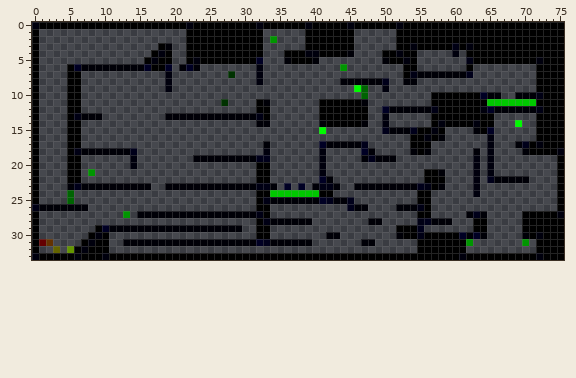
A sprite sheet gets an edit: The Seekers Way 0.2/Maps/Level5.png. The picture above is the old version.
The file is 76x34 pixels. Colours within 5 levels of each other are drawn and written as one.
The result:
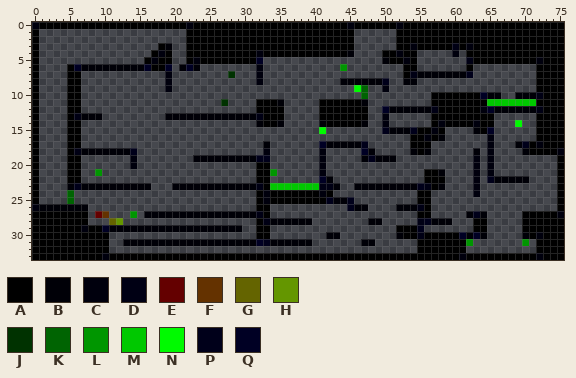
Palette (. is transparent): A #000000  B #000007  C #00000d  D #000014  E #640000  F #643200  G #646400  H #649600  J #003200  K #006402  L #009600  M #00c800  N #00fa00  P #00001a  Q #000024
Diff:
y 0: x 32 C -> A; x 39 C -> A
y 1: x 33..38 ...... -> AAAAAA
y 2: x 33..38 .L.... -> AAAAAA
y 3: x 33..38 ...... -> AAAAAA
y 4: x 32..35 A... -> CAAA; x 39..40 CC -> AA
y 5: x 36..40 BAAAB -> .....
y 11: x 33..35 B.. -> AAB
y 12..13: x 34..35 .. -> AA
y 14: x 33..35 B.. -> AAB
y 21: x 8..9 L. -> .L; x 34 . -> L
y 23: x 19 B -> .; x 33..40 DB.Q.Q.B -> AMMMMMMM
y 24: x 33..41 AMMMMMMMA -> CAAAAAAAC
y 25: x 33..41 DBBBBBBBQ -> CAAAAAAAA
y 26: x 0 D -> C
y 27: x 1..7 ....... -> AAAAAAA; x 9..10 .. -> EF; x 13..15 L.B -> .L.
y 28: x 1..7 ....... -> AAAAAAA; x 11..12 .. -> GH
y 29: x 1..8 ........ -> AAAAAACA
y 30: x 1..7 ....... -> AAAAAAA; x 9 C -> A
y 31: x 1..6 EF.... -> AAAAAA; x 8 C -> A
y 32: x 1..5 ..G.H -> AAAAA; x 7 C -> A
y 33: x 0 C -> A; x 6 C -> A
